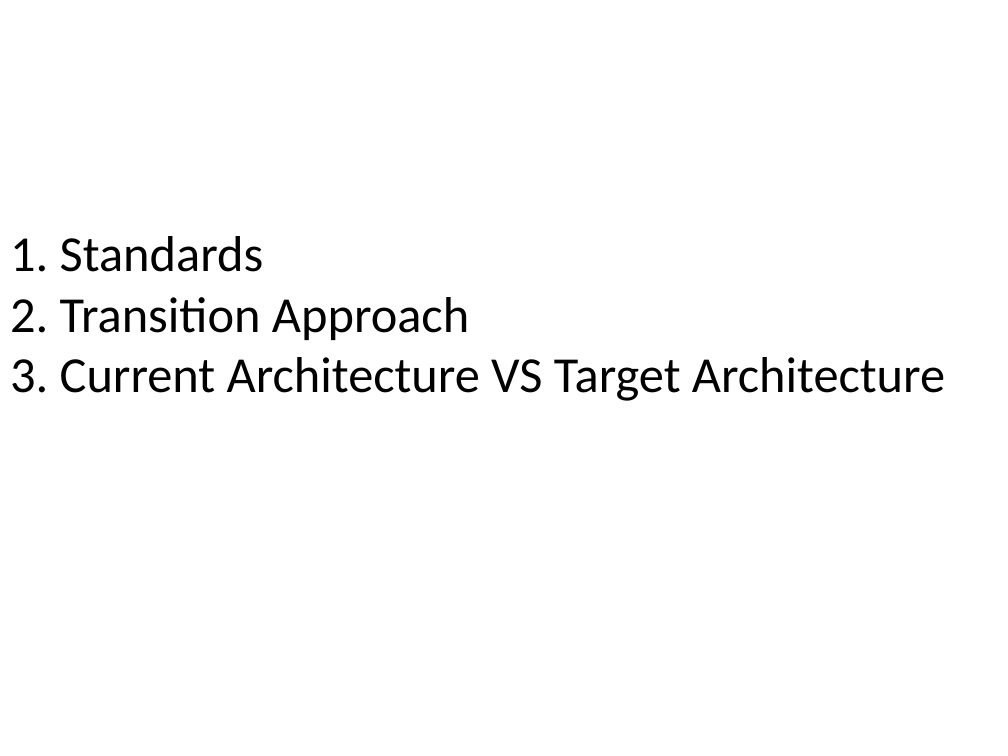
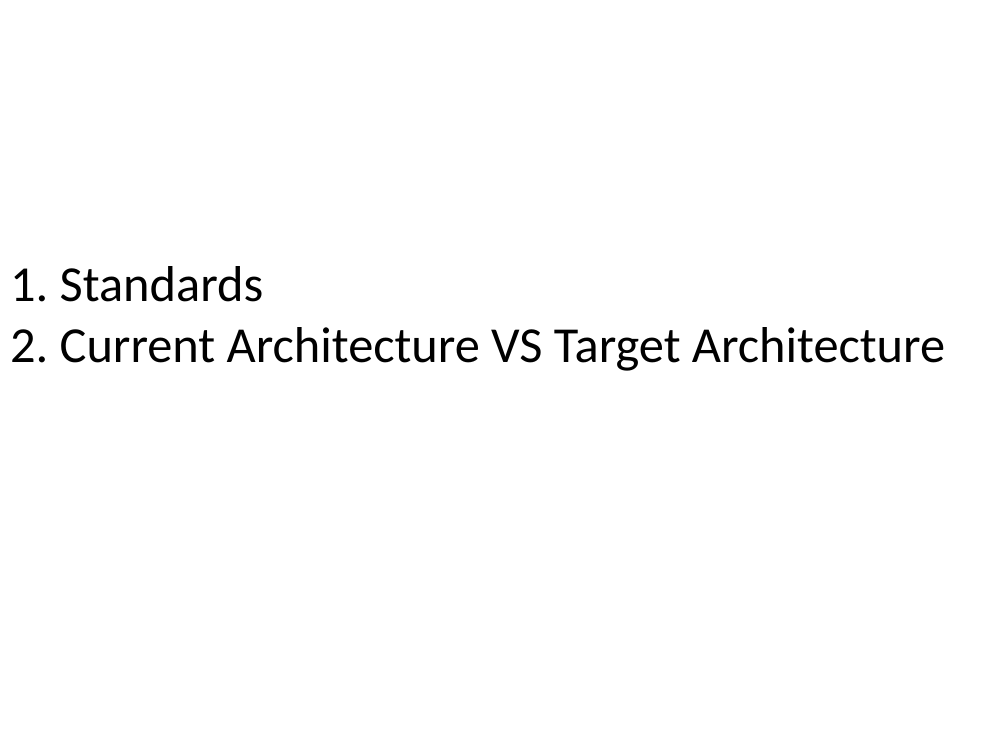
Before and after one commit to J2EEBeliever/INFS-774-LFreeman-JWang-NVilailack, a slide deck: slide 2 of INFS 774 Junxiang Technical Architecture.pptx. Drawn at 1008x756 pixels with LibreOffice and Linux fonts; fonts in the diff are those of the drawing; background and template pictures are left out. Boxes give left, top, right and bottom in pixels: in the first picture for what was removed or moved away, otherwise in the second. Text is boxed around its words. In the diff, an @@ line names an element or a change of style, - is before the commit and + after.

```diff
--- a/INFS 774 Junxiang Technical Architecture.pptx
+++ b/INFS 774 Junxiang Technical Architecture.pptx
@@ title at box(10, 266, 945, 371): text changed @@
-1. Standards
-2. Transition Approach
-3. Current Architecture VS Target Architecture
+1. Standards
+2. Current Architecture VS Target Architecture
```
Also in this commit, not shown: 3 other slides changed.
